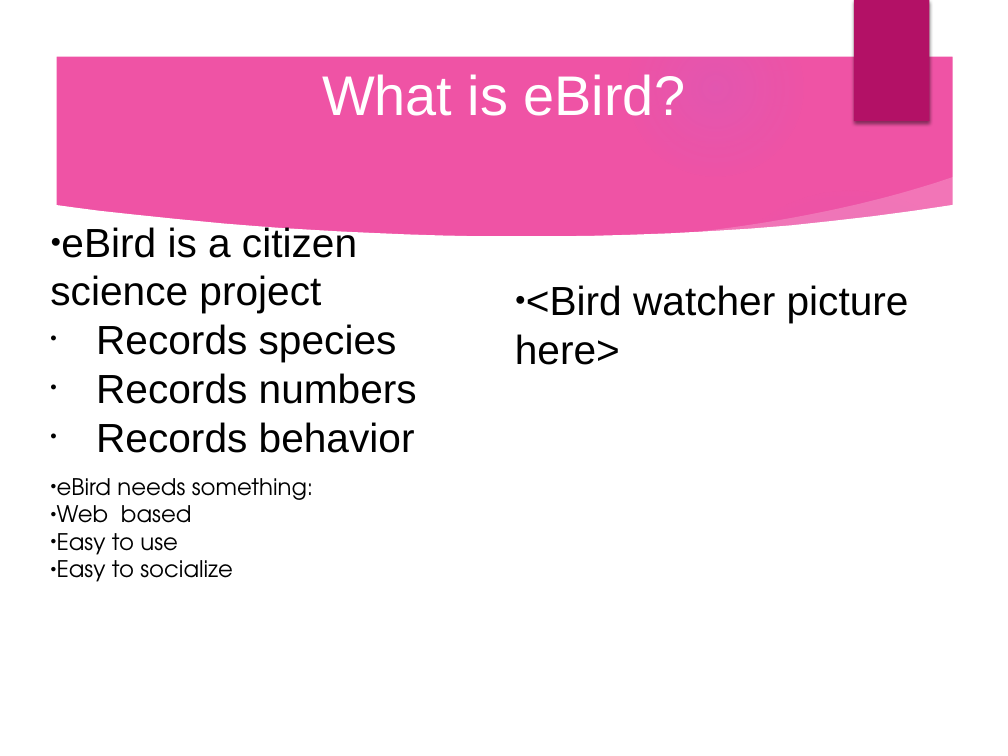
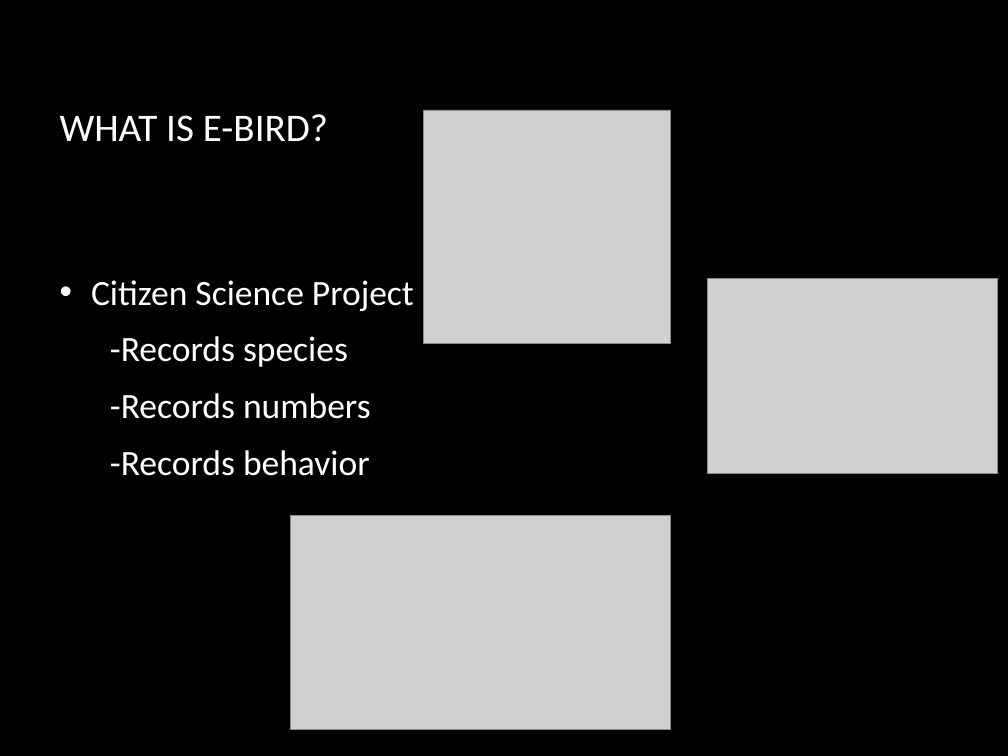
Before and after one commit to qrprat77/https---github.com-qrprat77-Biology_project, a slide deck: slide 4 of Resource/Bio_Presentation.pptx (slide 3 before the commit). Drawn at 1008x756 pixels with LibreOffice and Linux fonts; fonts in the diff are those of the drawing; grey boxes stand for pictures; background and template pictures are left out. Boxes give left, top, right and bottom in pixels: in the first picture for what was removed or moved away, otherwise in the second. Text is boxed around its words. In the diff, an @@ line names an element or a change of style, - is before the commit and + after.

```diff
--- a/Resource/Bio_Presentation.pptx
+++ b/Resource/Bio_Presentation.pptx
@@ group removed at [0,0,1008,756]: 5 ellipses, 3 freeform shapes @@
@@ rectangle removed at [854,0,930,122] @@
@@ title at [60,114,328,142]: text changed; size 44 to 30.9 pt; font Arial to Calibri @@
-What is eBird?
+WHAT IS E-BIRD?
@@ picture added at [424,110,670,344] @@
@@ text "Citizen Science Project" at [91,280,414,476]: vertical alignment top to middle @@
@@ text at [91,280,414,476]: text changed; size 32 to 28 pt; font Arial to Calibri; text colour #000000 to #FFFFFF @@
-● eBird is a citizen science project
-• Records species
-• Records numbers
-• Records behavior
+• Citizen Science Project
+-Records species
+-Records numbers
+-Records behavior
@@ text removed at [515,285,909,365] @@
-● <Bird watcher picture here>
@@ picture added at [708,278,998,473] @@
@@ text removed at [57,478,313,582] @@
-● eBird needs something:
-● Web based
-● Easy to use
-● Easy to socialize
@@ picture added at [291,516,670,730] @@
```
Also in this commit, not shown: 5 other slides changed, 3 slides added, 2 slides removed.
